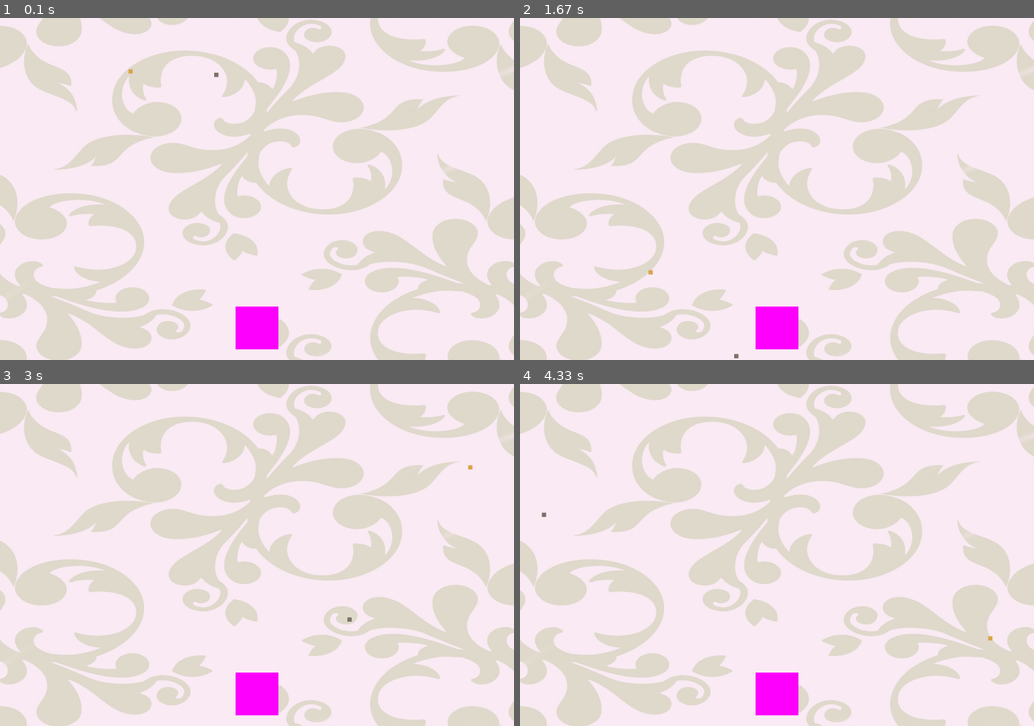
Above: before the commit, frames 1-4 (two rows, left to right).
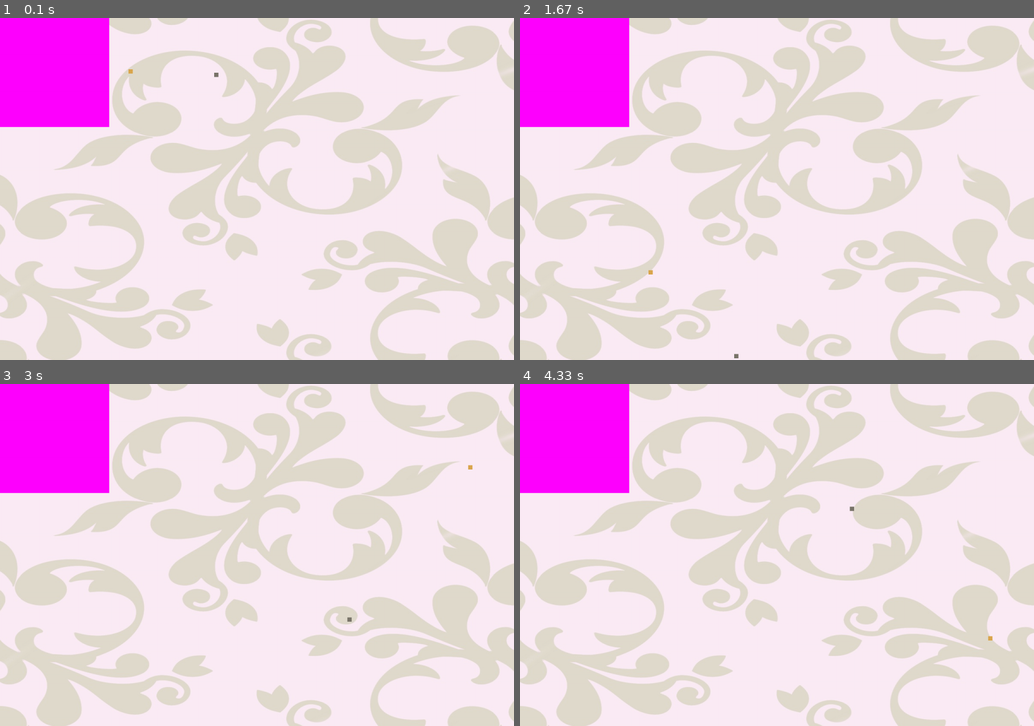
Above: after the commit, the same moments.

Repository: sydsydbrown/CRT420pygame
Game: pygame game, started from main.py
The game is run twice, just before and just after one commit, with the same random seed, the same clock (stepped at 60 frames per second) and the same inputs.
Inputs:
- Up to frame 1 (0.1 s): no input
- Up to frame 2 (1.67 s): no input
- Up to frame 3 (3 s): no input
- Up to frame 4 (4.33 s): no input

The runs differ from the first frame. In frame 1, 7.9% of the frame differs, in the area x 0-55%, y 0-97%; in frame 2, 7.9%; in frame 3, 7.9%; in frame 4, 7.9%, in the area x 0-65%, y 0-97%.

Commit message:
trying to import rat image as rect

Diff:
--- a/Rat.py
+++ b/Rat.py
@@ -1,4 +1,5 @@
 import pygame
+remyPlayer = pygame.image.load("data/remyPlayer.JPG")
 
 class Rat:
 
@@ -17,7 +18,7 @@
 
     #render function
     def render(self, _surface):
-        self.ratRect = pygame.Rect(self.x, self.y, self.width, self.height)
+        self.ratRect = remyPlayer.get_rect()
 
         #drawing rectangle
         pygame.draw.rect(_surface, (255, 0, 255), self.ratRect)
